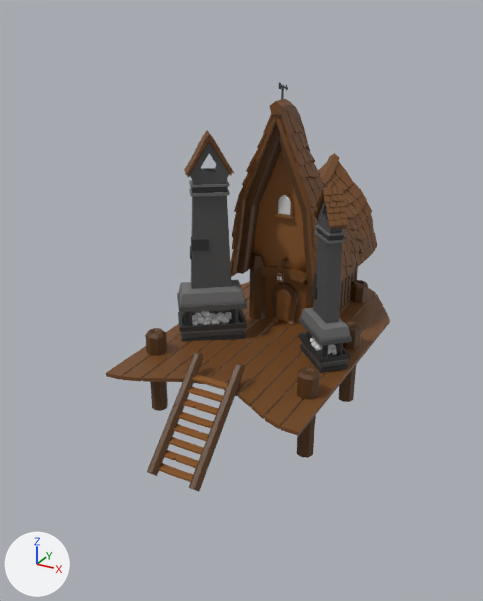
Renders of the FBX model Viking-Game/Assets/Models/A_Base/A_Blacksmith.fbx from each side of a commit.
Camera for both pictures: a 50 mm camera at (10.03, -19.74, 20.76) aimed at (2.52, -6.09, 13.93). The axes (+X, +Y, +Z) are drawn at lower left. The lights are the same throughout. Vertices at the same position are counted once.

Before the edit, the objects in view are built like this:
```python
me_plane_025 = bpy.data.meshes.new('Plane.025')
me_plane_025.from_pydata(...)  # 7269 vertices, 6064 faces; spans x -258.0..258.0, y -404.0..412.0, z -354.0..595.0
me_plane_025.materials.append(mat_brown)  # brown #744921
me_plane_025.materials.append(mat_darkbrown)  # brown #553514
me_plane_025.materials.append(mat_lightbrown)  # brown #8f5c2d
me_plane_025.materials.append(mat_darkgrey)  # black #313131
me_plane_025.materials.append(mat_grey)  # dark grey #525252
me_plane_025.materials.append(mat_lightgrey)  # dark grey #6e6e6e
me_plane_025.materials.append(mat_light_emission)  # white #e7e7e7
me_plane_025.materials.append(mat_red_emission)  # white #e7e7e7
me_plane_025.materials.append(mat_orange_emission)  # white #e7e7e7
me_plane_025.materials.append(mat_darkred_emission)  # white #e7e7e7
ob_a_blacksmith = bpy.data.objects.new('A_Blacksmith', me_plane_025)
ob_a_blacksmith.location = (2.82, -3.97, 14.94)
ob_a_blacksmith.rotation_euler = (1.571, 0.0, 0.0)  # degrees (90, 0, 0)
ob_a_blacksmith.scale = (0.01, 0.01, 0.01)
```
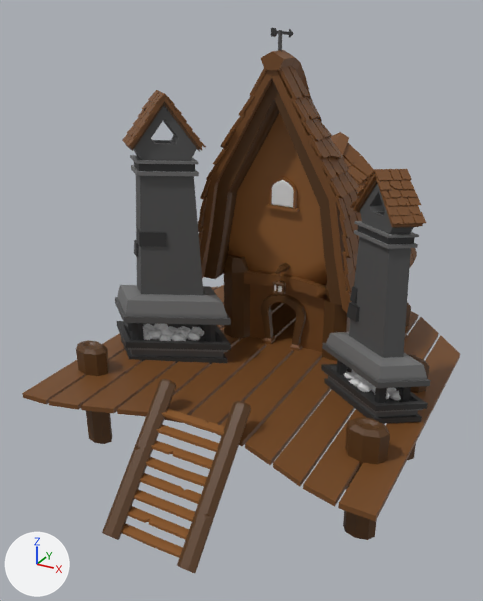
Location of each change, (x1, y1, x2, y2) in pixels of the pictures (483 x 601 px):
'A_Blacksmith', reshaped, rescaled (54% wider, 33% taller)
    before: (106, 82, 390, 492)
    after: (22, 28, 460, 573)
part 1 of me_plane_025, deleted (brown)
    before: (276, 289, 291, 323)

The change in detail:
me_plane_025 has 7269 vertices, 6064 faces and spans x -258.0..258.0, y -404.0..412.0, z -354.0..595.0.
me_plane_025 is used by ob_a_blacksmith; location (2.82, -3.97, 14.94); rotation (1.571, 0.0, 0.0), in degrees (90, 0, 0); scale (0.01, 0.01, 0.01).
me_plane_025 part 1: the loose piece of 124 vertices spanning x -26.0..24.0, y -237.0..-133.0, z 11.0..24.0 is deleted.
Object 'A_Blacksmith' (ob_a_blacksmith) is rescaled from (0.01, 0.01, 0.01) to (0.0179, 0.013, 0.0118).
